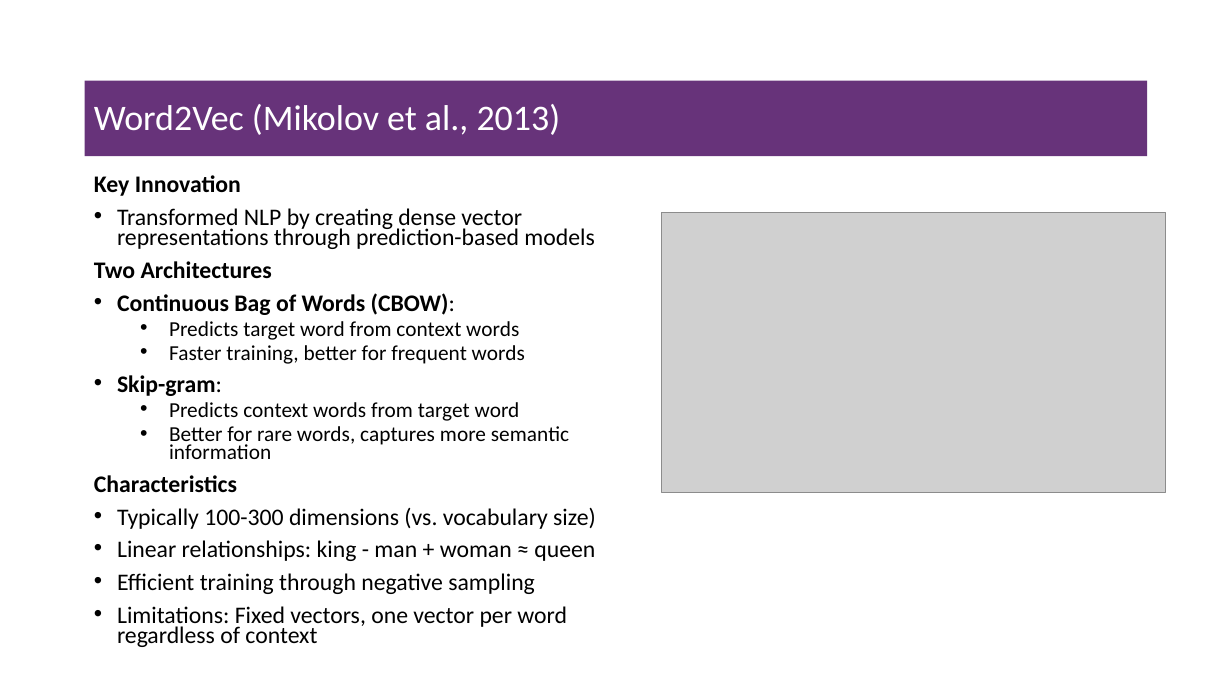
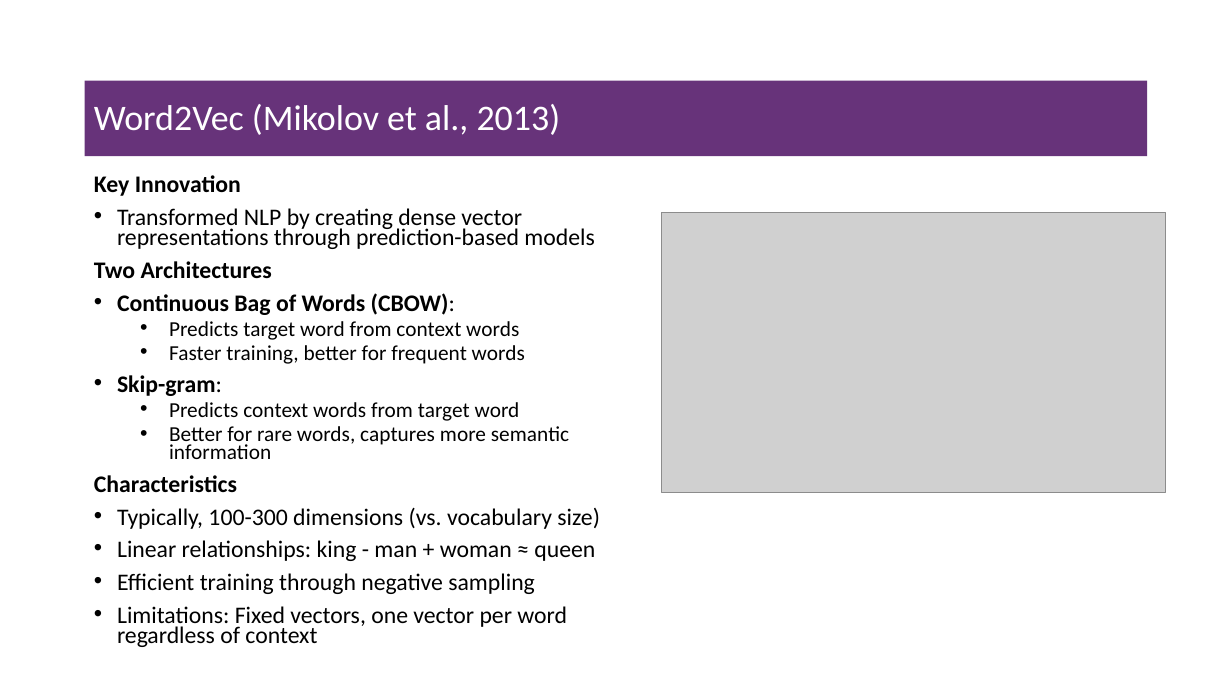
Before and after one commit to msfasha/307307-BI-Methods, a slide deck: slide 29 of 20242-NLP-LLM/lecture notes/Part 2 - Introduction to Large Language Models/Part 2 - Introduction to Large Language Models.pptx (slide 28 before the commit). Drawn at 1232x693 pixels with LibreOffice and Linux fonts; fonts in the diff are those of the drawing; grey boxes stand for pictures; background and template pictures are left out. Boxes give left, top, right and bottom in pixels: in the first picture for what was removed or moved away, otherwise in the second. Text is boxed around its words. In the diff, an @@ line names an element or a change of style, - is before the commit and + after.

```diff
--- a/20242-NLP-LLM/lecture notes/Part 2 - Introduction to Large Language Models/Part 2 - Introduction to Large Language Models.pptx
+++ b/20242-NLP-LLM/lecture notes/Part 2 - Introduction to Large Language Models/Part 2 - Introduction to Large Language Models.pptx
@@ text at [117,508,600,529]: text changed @@
-• Typically 100-300 dimensions (vs. vocabulary size)
+• Typically, 100-300 dimensions (vs. vocabulary size)
```
Also in this commit, not shown: 2 other slides changed, 2 slides added, 2 other files.
